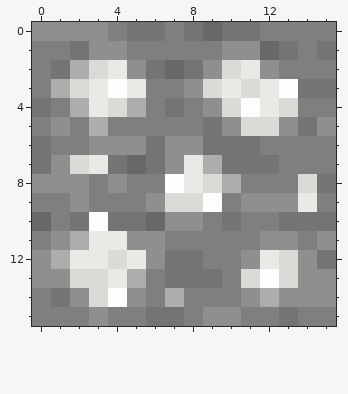
Pixel-art file: source/Silver/silver_ore.ase. The picture above was drawn from the file before the commit.
16x16 pixels, 1 frame. Colours within 5 levels of each other are drawn and written as one.
Once edited:
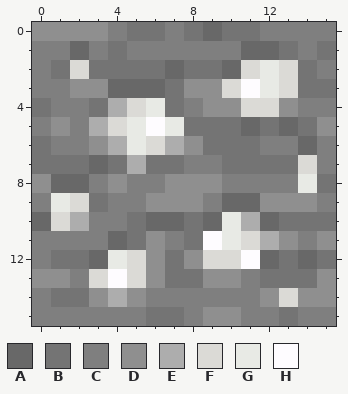
Palette (. is transparent): A #686868  B #747474  C #7f7f7f  D #8f8f8f  E #adadad  F #dbdad6  G #e8eae5  H #fefcff
Log entry: Add silver items textures, add pestles textures
What changed:
{"change": "layer \"Silver-2\" now hidden"}
{"change": "layer \"Shadows\" added"}
{"y":1,"x":2,"old":"BDD","new":"ACB"}
{"y":1,"x":10,"old":"DD","new":"CA"}
{"y":2,"x":2,"old":"EFGD","new":"FBBB"}
{"y":2,"x":9,"old":"DFGDCC","new":"BAFGFB"}
{"y":3,"x":1,"old":"EFGHGCC","new":"CDDAAAB"}
{"y":3,"x":9,"old":"FGF","new":"DFH"}
{"y":3,"x":13,"old":"H","new":"F"}
{"y":4,"x":2,"old":"EGFEC","new":"CBEFG"}
{"y":4,"x":10,"old":"FHGF","new":"DFFD"}
{"y":5,"x":4,"old":"CCCCC","new":"FGHGB"}
{"y":5,"x":10,"old":"DFFD","new":"BABA"}
{"y":6,"x":4,"old":"DDBD","new":"EGFE"}
{"y":6,"x":14,"old":"C","new":"A"}
{"y":7,"x":1,"old":"DFG","new":"BBA"}
{"y":7,"x":5,"old":"A","new":"E"}
{"y":7,"x":7,"old":"DGE","new":"BCC"}
{"y":7,"x":13,"old":"CC","new":"BF"}
{"y":8,"x":1,"old":"DD","new":"AA"}
{"y":8,"x":7,"old":"HGFE","new":"DDDC"}
{"y":8,"x":14,"old":"F","new":"G"}
{"y":9,"x":1,"old":"CDC","new":"GFB"}
{"y":9,"x":7,"old":"FFHCD","new":"DDCAA"}
{"y":9,"x":14,"old":"G","new":"D"}
{"y":10,"x":1,"old":"CBHB","new":"FECC"}
{"y":10,"x":7,"old":"DDCBCC","new":"ABAGEA"}
{"y":11,"x":1,"old":"DEGGD","new":"CCCAB"}
{"y":11,"x":8,"old":"CCCCD","new":"BHGFE"}
{"y":12,"x":0,"old":"DEGGFG","new":"CBBAGF"}
{"y":12,"x":8,"old":"BCCDGFD","new":"DFFHABA"}
{"y":13,"x":2,"old":"F","new":"C"}
{"y":13,"x":4,"old":"GEC","new":"HFD"}
{"y":13,"x":9,"old":"BCFHFD","new":"DDCBBB"}
{"y":14,"x":2,"old":"DFH","new":"BDE"}
{"y":14,"x":7,"old":"E","new":"C"}
{"y":14,"x":11,"old":"DED","new":"CDF"}
{"y":15,"x":3,"old":"D","new":"C"}
{"label":"changed","picture_box":[32,41,317,326]}
